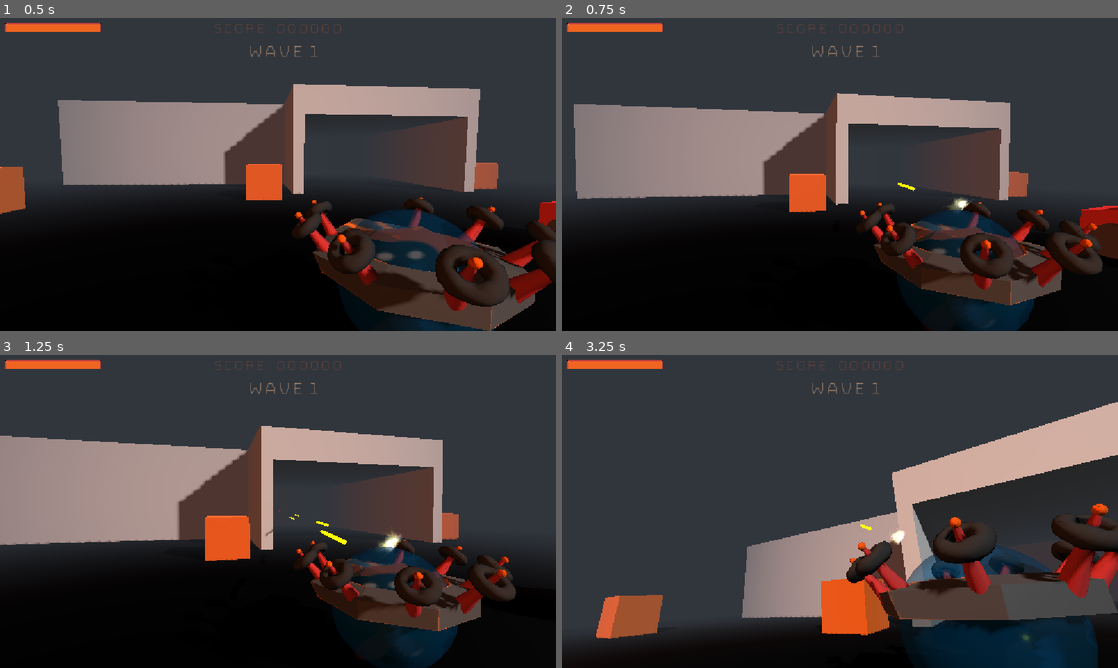
Above: before the commit, frames 1-4 (two rows, left to right).
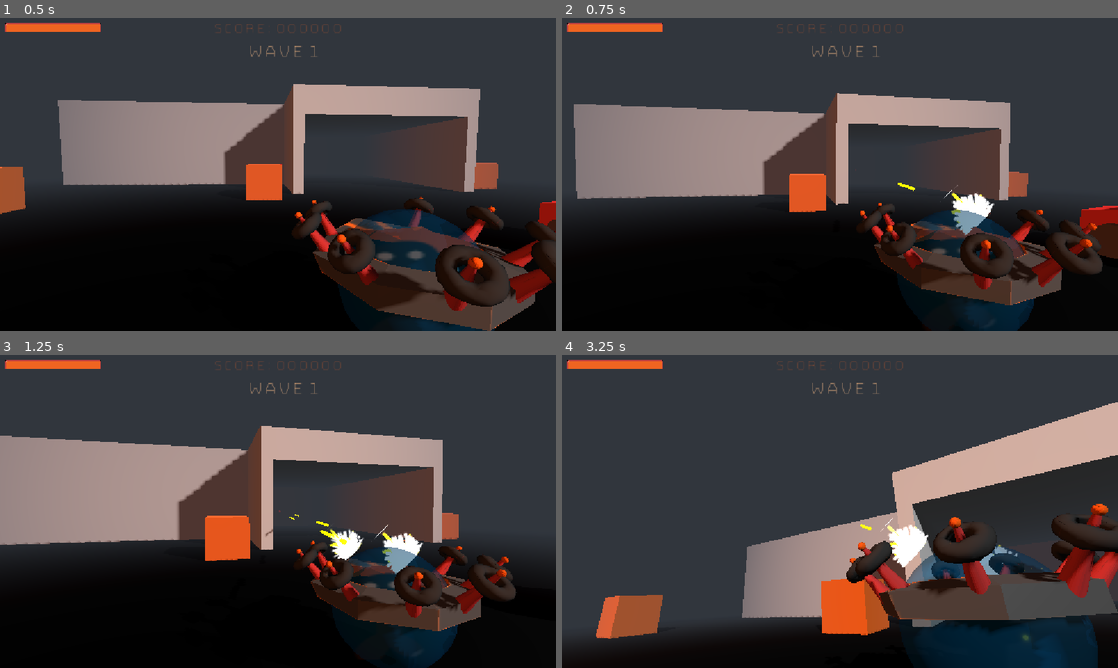
Above: after the commit, the same moments.

Repository: Gamkedo/terminus-2k28
Game: Godot game, scene res://Scenes - Levels/areaImmersive.tscn
Same seed, same stepped clock (60 frames per second), same inputs: the game is played once before the commit and once after it. This scene is started directly instead of the project's main scene.
Inputs (mouse positions are in pixels of both pictures, inside the frame that each line leads up to):
- Up to frame 1 (0.5 s): no input
- Up to frame 2 (0.75 s): move the mouse to (867, 174) at 0.52 s; press the mouse at (867, 174) at 0.53 s; hold W (walk_up) from 0.53 s (still down)
- Up to frame 3 (1.25 s): keep holding W (walk_up)
- Up to frame 4 (3.25 s): move the mouse to (812, 511) at 1.27 s; release the mouse at (812, 511) at 1.28 s; tap X (toggle_mouse_capture) at 1.35 s; move the mouse to (895, 442) at 2.02 s; release W (walk_up) at 2.03 s; hold D (walk_right) 2.03-2.75 s; hold 0 (weapon0) 2.03-2.75 s; drag from (812, 574) to (673, 464) at 2.77 s

Frame 1 is identical in both runs. In frame 2, 0.6% of the frame differs, in the area x 68-78%, y 53-70%; in frame 3, 1.0%, in the area x 58-77%, y 54-70%; in frame 4, 0.7%.

Commit message:
Optimization attempt (GPU->CPU particles, muzzle flash porting still WIP)

Diff:
--- a/Scenes - Objects/laser_hit.tscn
+++ b/Scenes - Objects/laser_hit.tscn
@@ -2,36 +2,29 @@
 
 [ext_resource type="Script" uid="uid://dylns0kqgemus" path="res://Scripts/gameplay/particle_remove.gd" id="1_otmap"]
 
-[sub_resource type="ParticleProcessMaterial" id="ParticleProcessMaterial_usmkl"]
-lifetime_randomness = 0.3
-emission_shape_scale = Vector3(0.1, 0.1, 0.1)
-emission_shape = 1
-emission_sphere_radius = 1.0
-spread = 180.0
-initial_velocity_min = 3.0
-initial_velocity_max = 6.0
-scale_min = 0.099999994
-scale_max = 0.19999999
+[sub_resource type="StandardMaterial3D" id="StandardMaterial3D_y5qfa"]
+albedo_color = Color(1, 0.90000004, 0, 1)
+emission_enabled = true
+emission = Color(0.91337687, 0.816305, 0, 1)
 
-[sub_resource type="StandardMaterial3D" id="StandardMaterial3D_otmap"]
-shading_mode = 0
-billboard_mode = 3
-particles_anim_h_frames = 1
-particles_anim_v_frames = 1
-particles_anim_loop = false
-
-[sub_resource type="QuadMesh" id="QuadMesh_7tbbo"]
-material = SubResource("StandardMaterial3D_otmap")
-size = Vector2(0.1, 0.1)
+[sub_resource type="BoxMesh" id="BoxMesh_7tbbo"]
+material = SubResource("StandardMaterial3D_y5qfa")
+size = Vector3(0.1, 0.1, 0.1)
 
 [node name="LaserHit" type="Node3D" unique_id=2136184369]
 script = ExtResource("1_otmap")
 
-[node name="GPUParticles3D" type="GPUParticles3D" parent="." unique_id=939054033]
+[node name="CPUParticles3D" type="CPUParticles3D" parent="." unique_id=261148521]
 emitting = false
-amount = 25
-lifetime = 2.0
+amount = 12
+lifetime = 1.5
 one_shot = true
 explosiveness = 1.0
-process_material = SubResource("ParticleProcessMaterial_usmkl")
-draw_pass_1 = SubResource("QuadMesh_7tbbo")
+fixed_fps = 30
+mesh = SubResource("BoxMesh_7tbbo")
+emission_shape = 1
+emission_sphere_radius = 0.2
+direction = Vector3(0, 1, 0)
+gravity = Vector3(0, -4, 0)
+initial_velocity_min = 0.5
+initial_velocity_max = 4.0
--- a/Scenes - Objects/muzzle_flash.tscn
+++ b/Scenes - Objects/muzzle_flash.tscn
@@ -2,21 +2,19 @@
 
 [ext_resource type="Script" uid="uid://dylns0kqgemus" path="res://Scripts/gameplay/particle_remove.gd" id="1_71f6k"]
 [ext_resource type="Material" uid="uid://d0ba2tru4ht27" path="res://Materials/muzzle_flash_material.tres" id="2_5htru"]
-[ext_resource type="Material" uid="uid://c2j1am884poh" path="res://Materials/muzzle_flash_particle_process_material.tres" id="2_cbget"]
 
-[sub_resource type="QuadMesh" id="QuadMesh_7tbbo"]
+[sub_resource type="QuadMesh" id="QuadMesh_y5qfa"]
 material = ExtResource("2_5htru")
-size = Vector2(0.1, 0.1)
 
 [node name="MuzzleFlash" type="Node3D" unique_id=2136184369]
 script = ExtResource("1_71f6k")
 
-[node name="GPUParticles3D" type="GPUParticles3D" parent="." unique_id=939054033]
-transform = Transform3D(-1, 0, -8.742278e-08, 0, 1, 0, 8.742278e-08, 0, -1, 0, 0, 0.01)
+[node name="CPUParticles3D" type="CPUParticles3D" parent="." unique_id=1050997192]
 emitting = false
 amount = 20
 lifetime = 0.3
 one_shot = true
 explosiveness = 0.5
-process_material = ExtResource("2_cbget")
-draw_pass_1 = SubResource("QuadMesh_7tbbo")
+fixed_fps = 30
+mesh = SubResource("QuadMesh_y5qfa")
+gravity = Vector3(0, 0, 0)
--- a/Scenes - Particles/particle_smoke_puff.tscn
+++ b/Scenes - Particles/particle_smoke_puff.tscn
@@ -2,27 +2,30 @@
 
 [ext_resource type="Script" uid="uid://dylns0kqgemus" path="res://Scripts/gameplay/particle_remove.gd" id="1_mmp83"]
 
-[sub_resource type="ParticleProcessMaterial" id="ParticleProcessMaterial_p0kgv"]
-direction = Vector3(0, 1, 0)
-spread = 23.294
-initial_velocity_max = 8.0
-gravity = Vector3(0, 4, 0)
+[sub_resource type="StandardMaterial3D" id="StandardMaterial3D_hnxxg"]
+albedo_color = Color(0.2, 0.2, 0.2, 1)
 
-[sub_resource type="StandardMaterial3D" id="StandardMaterial3D_tvs1e"]
-albedo_color = Color(0.15, 0.133725, 0.1035, 1)
+[sub_resource type="StandardMaterial3D" id="StandardMaterial3D_ssbcb"]
+albedo_color = Color(0.2, 0.2, 0.2, 1)
 
-[sub_resource type="SphereMesh" id="SphereMesh_n5k5p"]
-material = SubResource("StandardMaterial3D_tvs1e")
+[sub_resource type="SphereMesh" id="SphereMesh_8mvcy"]
+material = SubResource("StandardMaterial3D_ssbcb")
 
 [node name="ParticleSmokePuff" type="Node3D" unique_id=1690057196]
 script = ExtResource("1_mmp83")
 
-[node name="GPUParticles3D" type="GPUParticles3D" parent="." unique_id=738798962]
-cast_shadow = 0
+[node name="CPUParticles3D" type="CPUParticles3D" parent="." unique_id=910607657]
+material_override = SubResource("StandardMaterial3D_hnxxg")
 emitting = false
 amount = 13
 lifetime = 1.33
 one_shot = true
 explosiveness = 0.6
-process_material = SubResource("ParticleProcessMaterial_p0kgv")
-draw_pass_1 = SubResource("SphereMesh_n5k5p")
+fixed_fps = 30
+visibility_aabb = AABB(-4, -4, -4, 8, 8, 8)
+mesh = SubResource("SphereMesh_8mvcy")
+direction = Vector3(0, 1, 0)
+spread = 25.0
+gravity = Vector3(0, 0, 0)
+initial_velocity_min = 1.0
+initial_velocity_max = 3.0
--- a/Scripts/gameplay/particle_remove.gd
+++ b/Scripts/gameplay/particle_remove.gd
@@ -1,6 +1,6 @@
 extends Node3D
 
-@onready var child_particle: GPUParticles3D = $GPUParticles3D
+@onready var child_particle: CPUParticles3D = $CPUParticles3D
 
 func _ready() -> void:
 	child_particle.finished.connect(queue_free)
Not shown, changed: export_presets.cfg
